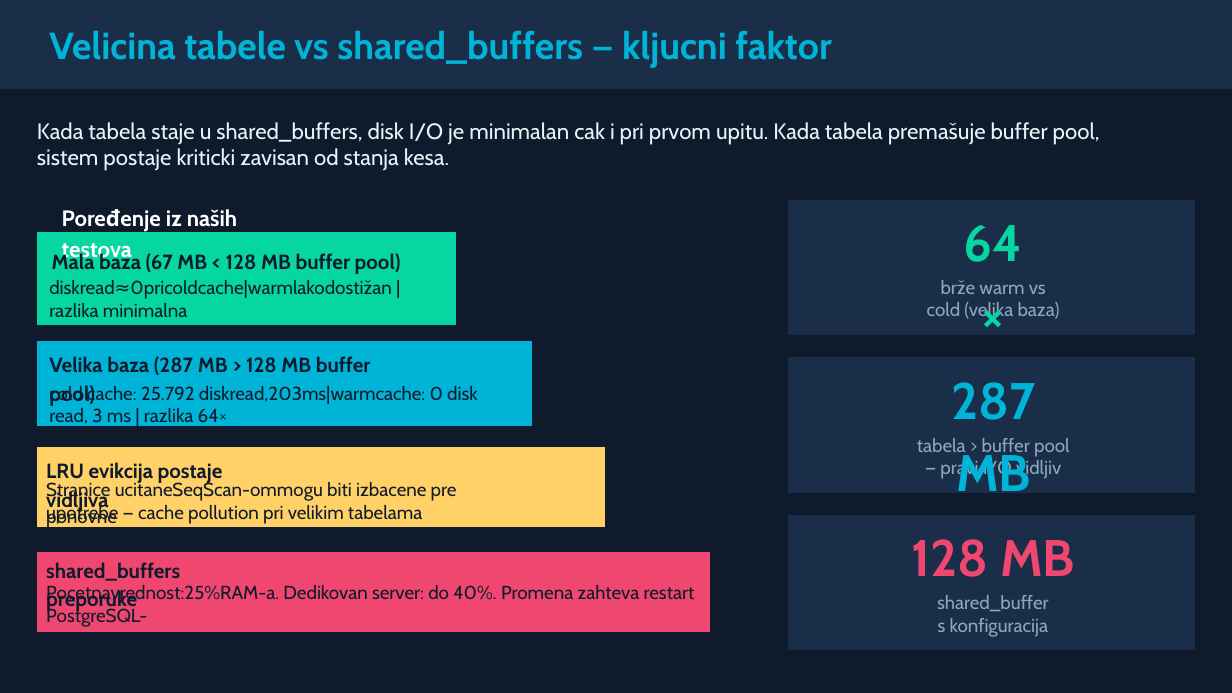
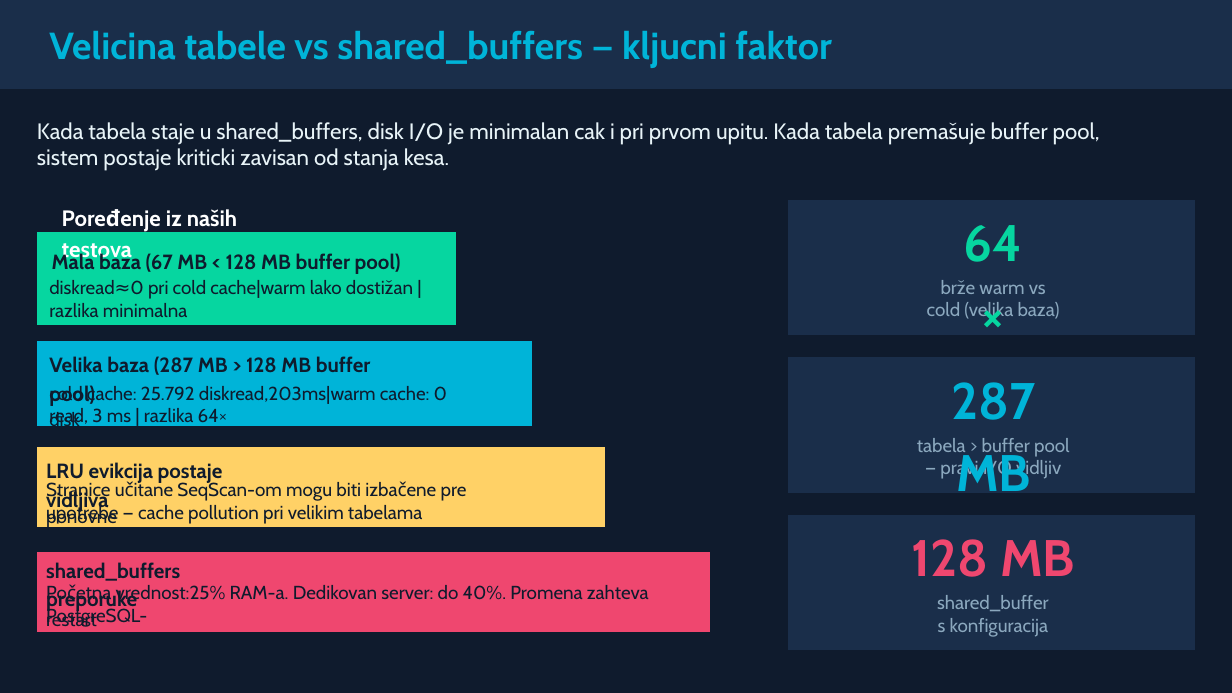
Before and after one commit to adamovickaca/SZUBP, a slide deck: slide 11 of szubp_prezentacija_prvi_deo.pptx. Drawn at 1232x693 pixels with LibreOffice and Linux fonts; fonts in the diff are those of the drawing. Boxes give left, top, right and bottom in pixels: in the first picture for what was removed or moved away, otherwise in the second. Text is boxed around its words. In the diff, an @@ line names an element or a change of style, - is before the commit and + after.

```diff
--- a/szubp_prezentacija_prvi_deo.pptx
+++ b/szubp_prezentacija_prvi_deo.pptx
@@ text at box(49, 280, 413, 317): spaces changed @@
-diskread≈0pricoldcache|warmlakodostižan | razlika minimalna
+diskread≈0 pri cold cache|warm lako dostižan | razlika minimalna
@@ text at box(49, 385, 447, 405): spaces changed @@
-cold cache: 25.792 diskread,203ms|warmcache: 0 disk
+cold cache: 25.792 diskread,203ms|warm cache: 0 disk
@@ text at box(46, 481, 467, 528): text changed @@
-Stranice ucitaneSeqScan-ommogu biti izbacene pre ponovne
+Stranice učitane SeqScan-om mogu biti izbačene pre ponovne
@@ text at box(46, 585, 649, 627): text changed @@
-Pocetnavrednost:25%RAM-a. Dedikovan server: do 40%. Promena zahteva restart
+Početna vrednost:25% RAM-a. Dedikovan server: do 40%. Promena zahteva restart
```
Also in this commit, not shown: 10 other slides changed, 1 other file.
